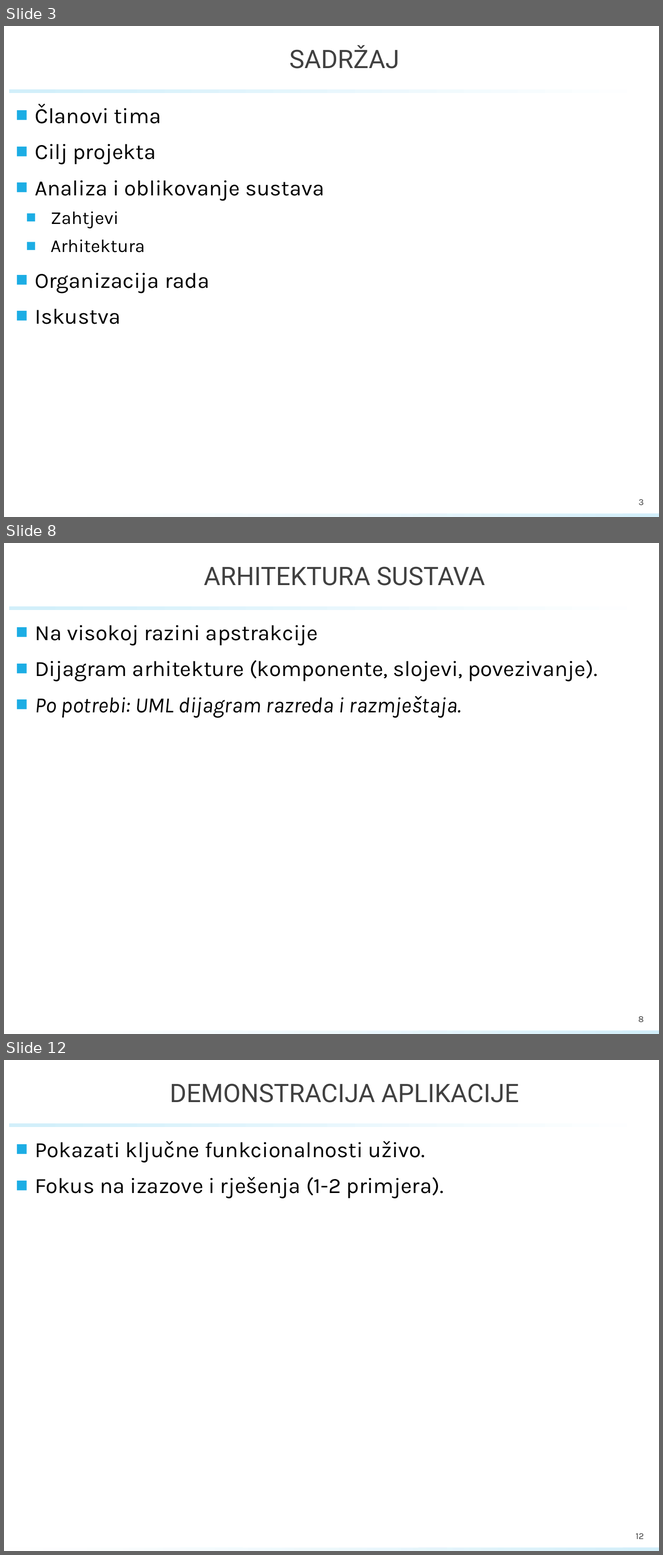
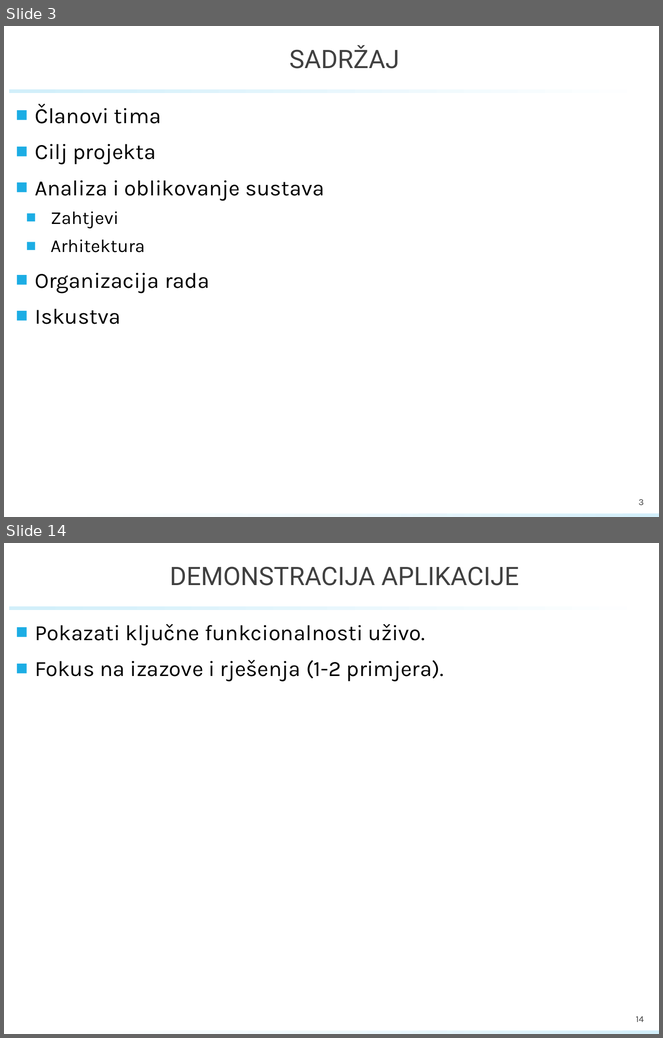
Before and after one commit to marioolcar/BADELPADEL, a slide deck: PROINZ_TG18.1_BadelPadel_PlayPadel.pptx. Shown one above the other, each under a label of ours: slides 3, 8 and 12 before the commit, slides 3 and 14 after it; the slides between them are not shown. The pictures are 663x1555 and 663x1038 pixels, drawn with LibreOffice and Linux fonts; fonts in the diff are those of the drawing; background and template pictures are left out. Boxes give left, top, right and bottom in pixels: in the first picture for what was removed or moved away, otherwise in the second. Text is boxed around its words. In the diff, an @@ line names an element or a change of style, - is before the commit and + after.

```diff
--- a/PROINZ_TG18.1_BadelPadel_PlayPadel.pptx
+++ b/PROINZ_TG18.1_BadelPadel_PlayPadel.pptx
@@ slide 8 removed at <box>4,543,659,1034</box>, background #FFFFFF; not listed: 2 template elements that a slide beside it also shows @@
@@ title removed at <box>204,566,485,586</box> @@
-ARHITEKTURA SUSTAVA
@@ text removed at <box>35,625,597,718</box> @@
-■ Na visokoj razini apstrakcije
-■ Dijagram arhitekture (komponente, slojevi, povezivanje).
-■ Po potrebi: UML dijagram razreda i razmještaja.
@@ page number removed at <box>638,1017,644,1022</box> @@
-8
@@ what was slide 12 is now slide 14 @@
@@ page number at <box>636,1017,644,1022</box>: text changed @@
-12
+14
```
Also in this commit, not shown: 5 slides changed, 5 slides added, 2 other slides removed.
